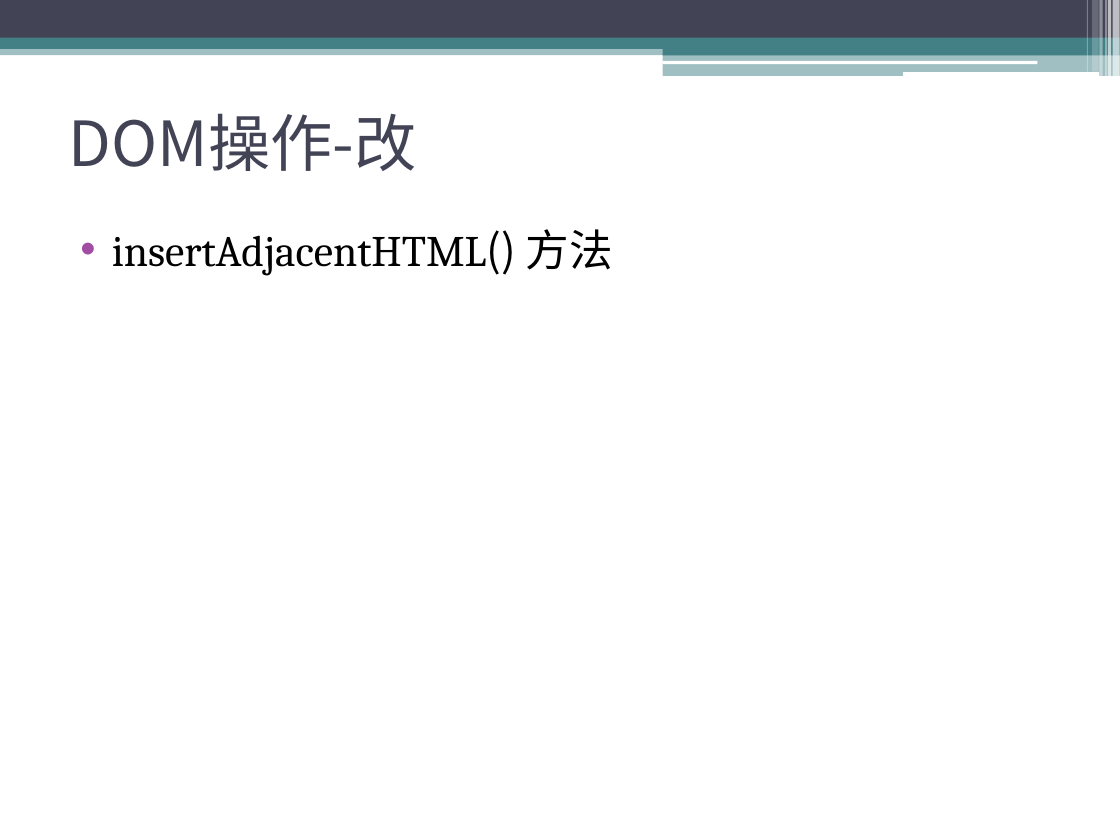
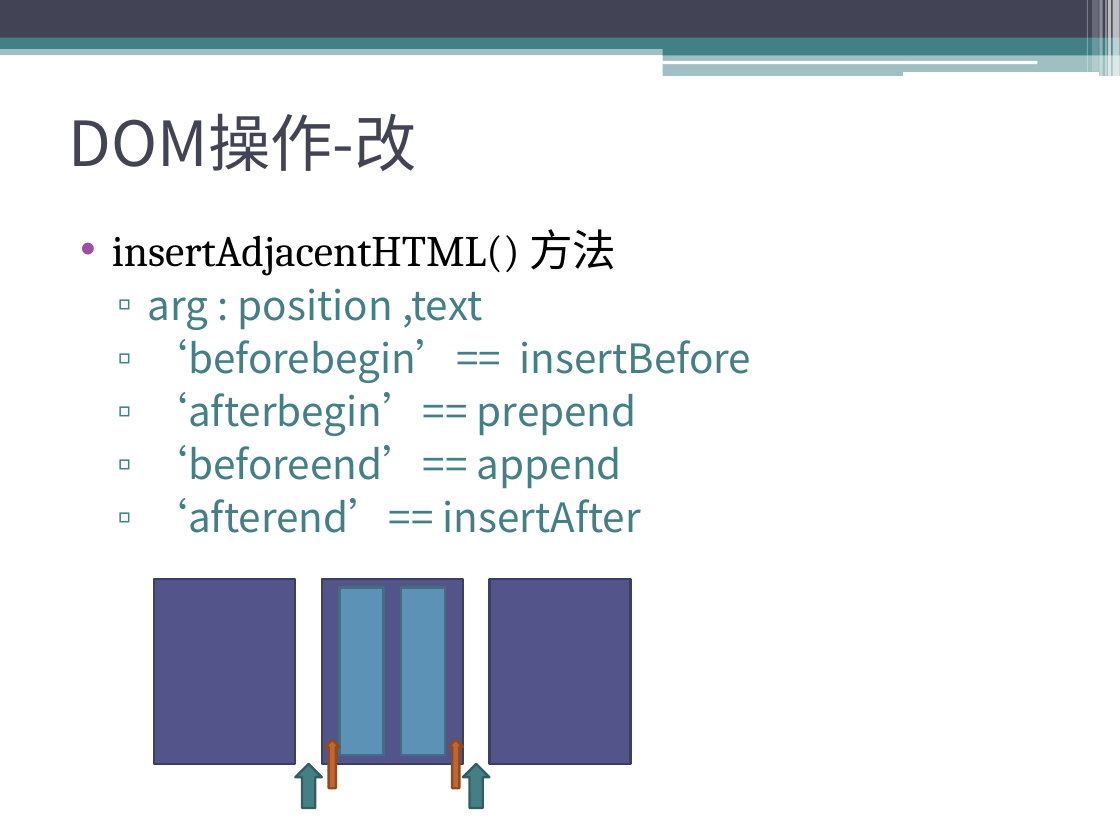
Before and after one commit to sophiazzw/Front_Library, a slide deck: slide 20 of manipulation.pptx (slide 19 before the commit). Drawn at 1120x840 pixels with LibreOffice and Linux fonts; fonts in the diff are those of the drawing. Boxes give left, top, right and bottom in pixels: in the first picture for what was removed or moved away, otherwise in the second. Text is boxed around its words. In the diff, an @@ line names an element or a change of style, - is before the commit and + after.

```diff
--- a/manipulation.pptx
+++ b/manipulation.pptx
@@ text at [112,229,616,276]: font Noto Sans CJK SC to Cambria in "insertAdjacentHTML()" @@
@@ text at [148,288,751,533]: paragraphs added @@
+  ▫ arg : position ,text
+  ▫ ‘beforebegin’== insertBefore
+  ▫ ‘afterbegin’== prepend
+  ▫ ‘beforeend’== append
+  ▫ ‘afterend’== insertAfter
@@ rectangle added at [155,579,296,764], fill #53548A, outline #3D3E66 1.5 pt @@
@@ rectangle added at [321,579,463,764], fill #53548A, outline #3D3E66 1.5 pt @@
@@ rectangle added at [339,588,383,756], fill #5C92B5, outline #446C86 1.5 pt @@
@@ rectangle added at [401,588,445,756], fill #5C92B5, outline #446C86 1.5 pt @@
@@ rectangle added at [489,579,631,764], fill #53548A, outline #3D3E66 1.5 pt @@
@@ up arrow added at [325,739,339,787], fill #C4652D, outline #914B21 1.5 pt @@
@@ up arrow added at [449,739,464,787], fill #C4652D, outline #914B21 1.5 pt @@
@@ up arrow added at [296,764,323,808], fill #438086, outline #325F63 1.5 pt @@
@@ up arrow added at [463,764,489,808], fill #438086, outline #325F63 1.5 pt @@
```
Also in this commit, not shown: 4 other slides changed, 8 slides added, 4 other files.
